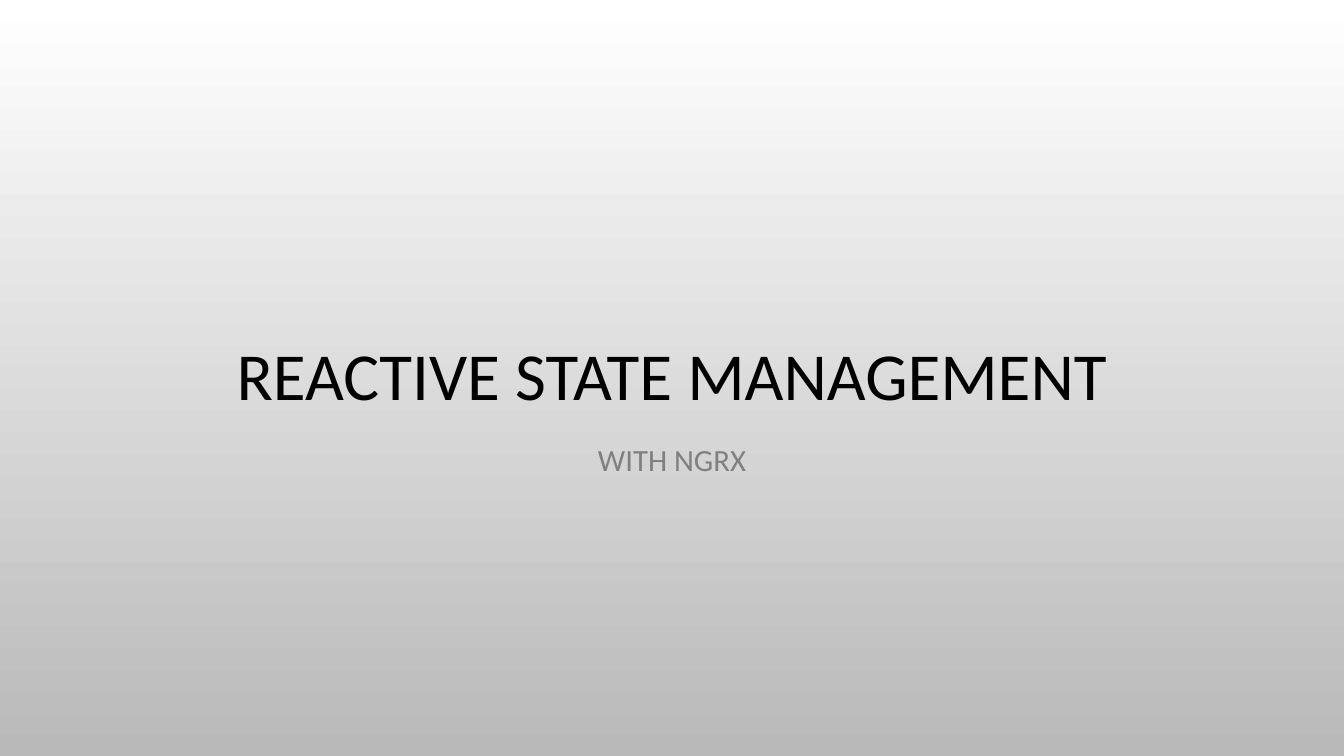
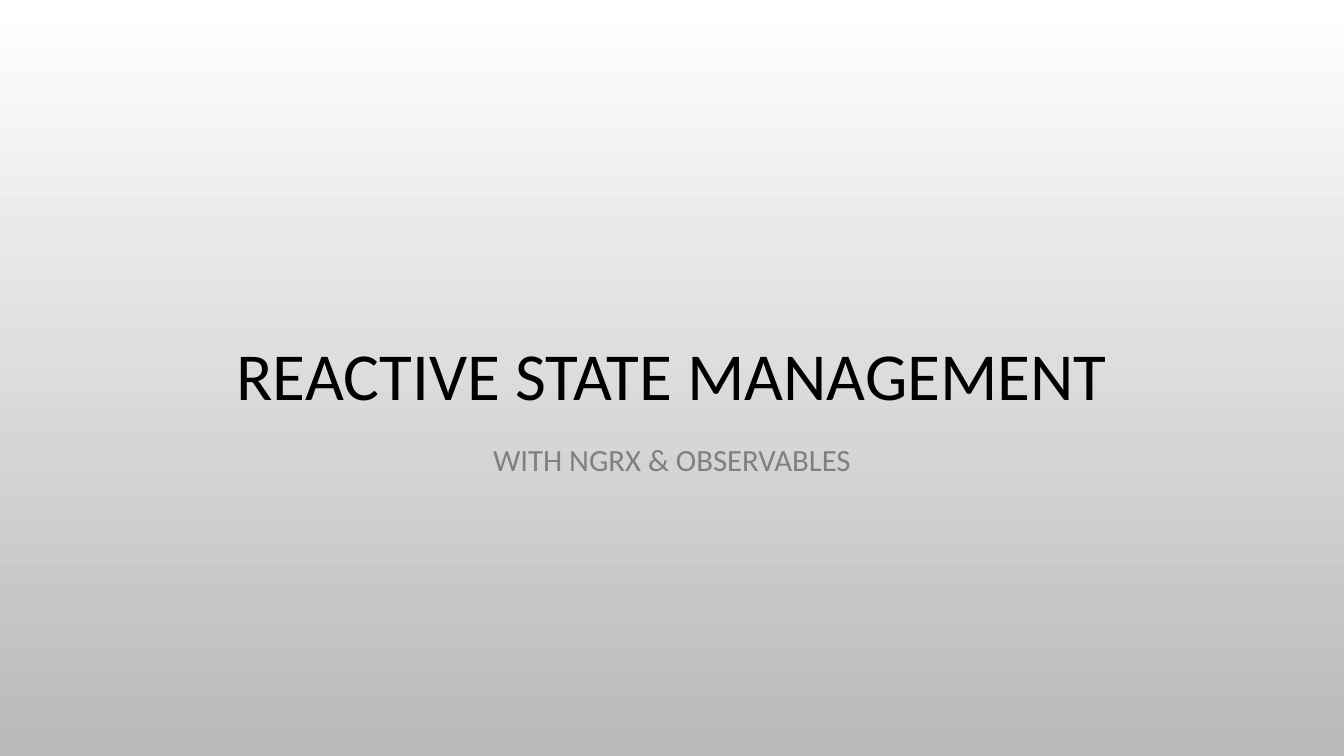
Before and after one commit to bertleemput/reactive-state-management, a slide deck: slide 1 of Reactive State Management.pptx. Drawn at 1344x756 pixels with LibreOffice and Linux fonts; fonts in the diff are those of the drawing; background and template pictures are left out. Boxes give left, top, right and bottom in pixels: in the first picture for what was removed or moved away, otherwise in the second. Text is boxed around its words. In the diff, an @@ line names an element or a change of style, - is before the commit and + after.

Commit message:
Changed title

```diff
--- a/Reactive State Management.pptx
+++ b/Reactive State Management.pptx
@@ subtitle at <box>493,451,851,471</box>: text changed @@
-WITH NGRX
+WITH NGRX & OBSERVABLES
```
